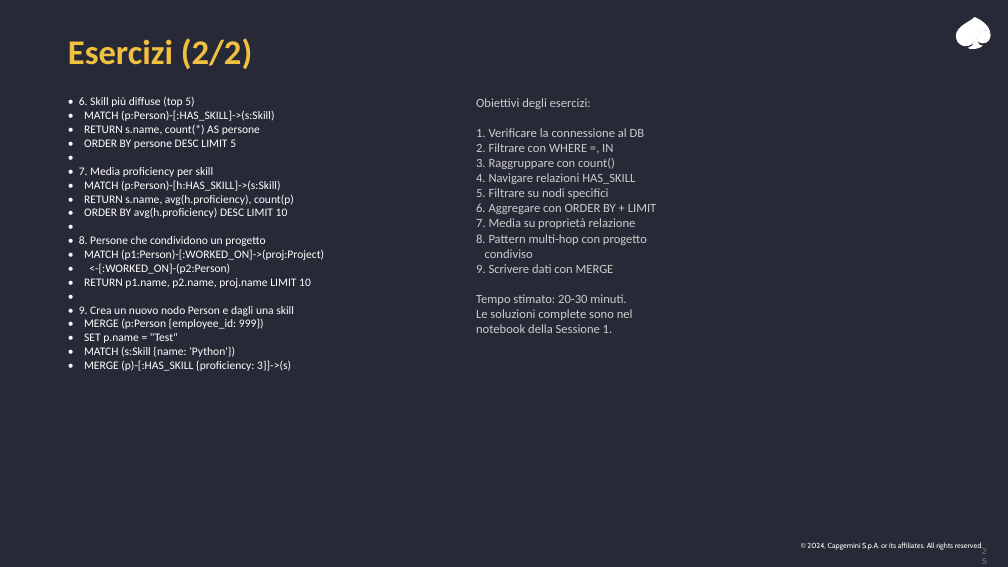
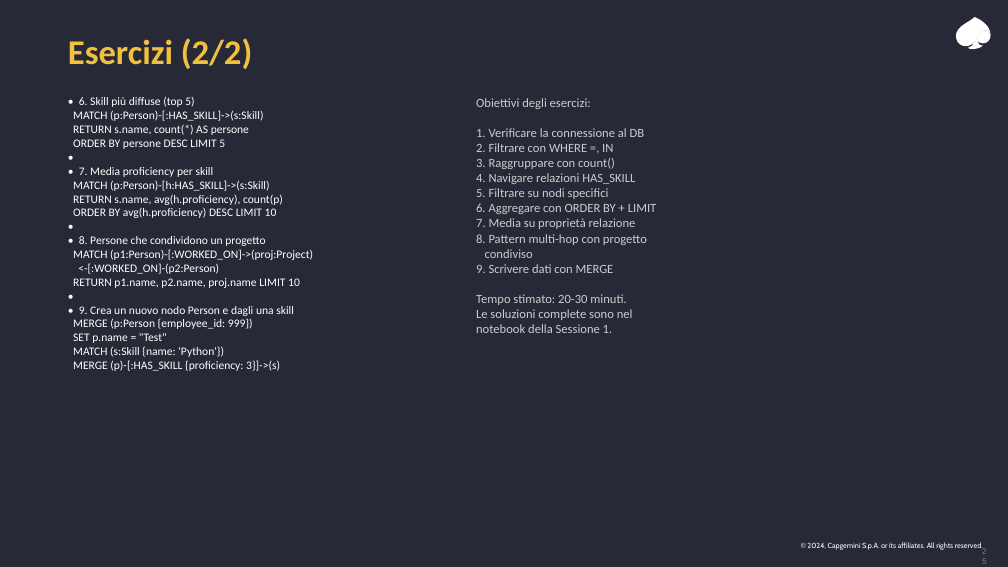
Before and after one commit to leobcc/neo4j-training-course-material, a slide deck: slide 25 of slides/session-01/session-01.pptx. Drawn at 1008x567 pixels with LibreOffice and Linux fonts; fonts in the diff are those of the drawing. Boxes give left, top, right and bottom in pixels: in the first picture for what was removed or moved away, otherwise in the second. Text is boxed around its words. In the diff, an @@ line names an element or a change of style, - is before the commit and + after.

Commit message:
Fix double bullets, overflow, and merged lists in Session 1

```diff
--- a/slides/session-01/session-01.pptx
+++ b/slides/session-01/session-01.pptx
@@ text at <box>73,110,263,149</box>: text changed @@
-• MATCH (p:Person)-[:HAS_SKILL]->(s:Skill)
-• RETURN s.name, count(*) AS persone
-• ORDER BY persone DESC LIMIT 5
+MATCH (p:Person)-[:HAS_SKILL]->(s:Skill)
+RETURN s.name, count(*) AS persone
+ORDER BY persone DESC LIMIT 5
@@ text at <box>73,180,283,218</box>: text changed @@
-• MATCH (p:Person)-[h:HAS_SKILL]->(s:Skill)
-• RETURN s.name, avg(h.proficiency), count(p)
-• ORDER BY avg(h.proficiency) DESC LIMIT 10
+MATCH (p:Person)-[h:HAS_SKILL]->(s:Skill)
+RETURN s.name, avg(h.proficiency), count(p)
+ORDER BY avg(h.proficiency) DESC LIMIT 10
@@ text at <box>73,249,313,288</box>: text changed @@
-• MATCH (p1:Person)-[:WORKED_ON]->(proj:Project)
-• <-[:WORKED_ON]-(p2:Person)
-• RETURN p1.name, p2.name, proj.name LIMIT 10
+MATCH (p1:Person)-[:WORKED_ON]->(proj:Project)
+<-[:WORKED_ON]-(p2:Person)
+RETURN p1.name, p2.name, proj.name LIMIT 10
@@ text at <box>73,318,280,371</box>: text changed @@
-• MERGE (p:Person {employee_id: 999})
-• SET p.name = "Test"
-• MATCH (s:Skill {name: 'Python'})
-• MERGE (p)-[:HAS_SKILL {proficiency: 3}]->(s)
+MERGE (p:Person {employee_id: 999})
+SET p.name = "Test"
+MATCH (s:Skill {name: 'Python'})
+MERGE (p)-[:HAS_SKILL {proficiency: 3}]->(s)
```
Also in this commit, not shown: 10 other slides changed.
